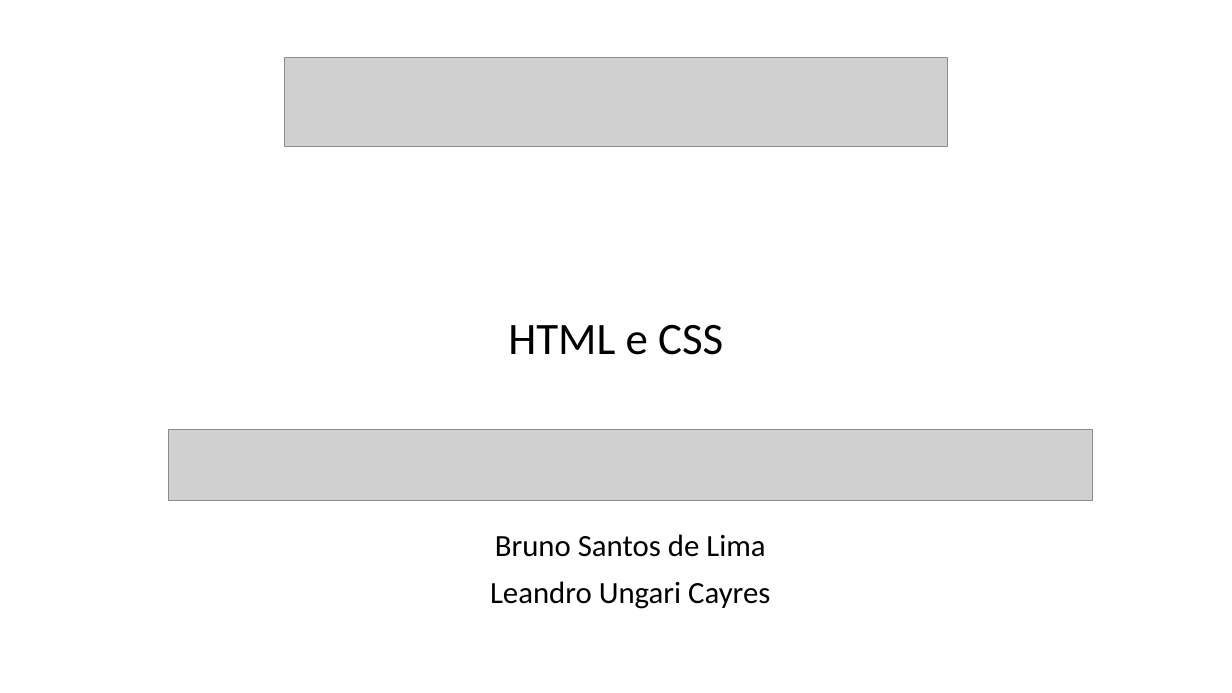
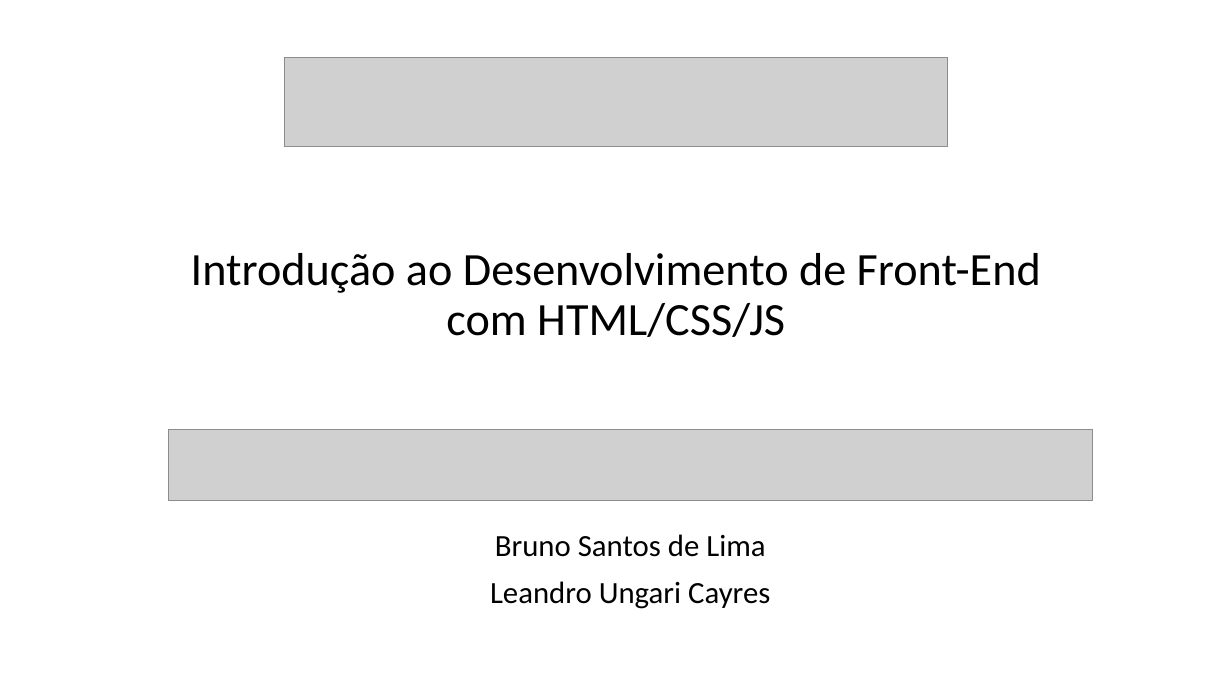
Before and after one commit to brunoslima/Secompp-Minicursos, a slide deck: slide 1 of Introdução ao Desenvolvimento de Front-End com HTMLCSSJS/Apresentacao/apresentacao1.pptx. Drawn at 1232x693 pixels with LibreOffice and Linux fonts; fonts in the diff are those of the drawing; grey boxes stand for pictures. Boxes give left, top, right and bottom in pixels: in the first picture for what was removed or moved away, otherwise in the second. Text is boxed around its words. In the diff, an @@ line names an element or a change of style, - is before the commit and + after.

```diff
--- a/Introdução ao Desenvolvimento de Front-End com HTMLCSSJS/Apresentacao/apresentacao1.pptx
+++ b/Introdução ao Desenvolvimento de Front-End com HTMLCSSJS/Apresentacao/apresentacao1.pptx
@@ title at <box>191,253,1041,337</box>: text changed; size 35 to 36 pt @@
-HTML e CSS
+Introdução ao Desenvolvimento de Front-End com HTML/CSS/JS
```
Also in this commit, not shown: 5 other slides changed, 3 slides added, 6 other files.
